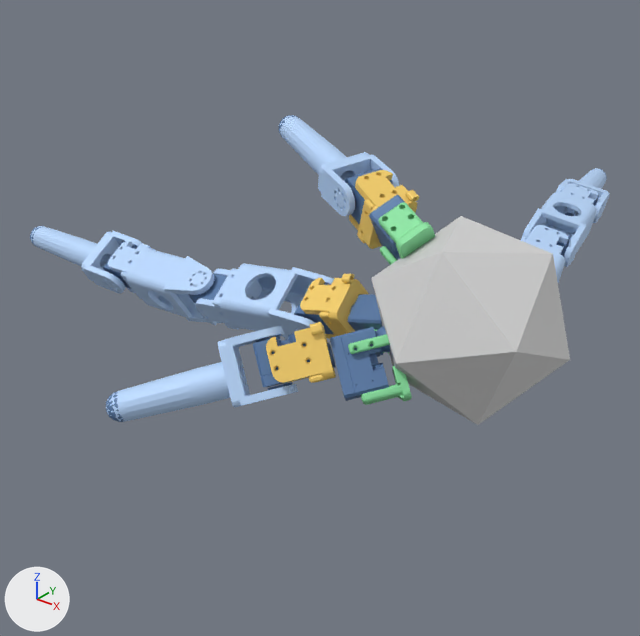
The glTF model models/g0_4422_0_fab.glb, before and after one commit.
Rendered twice from a 50 mm lens placed at (-0.617, -1.293, 0.368), pointed at (-1.091, -0.701, 0.001). The axes (+X, +Y, +Z) are drawn at lower left. The lights are the same throughout. The picture after the commit comes second. Both versions are drawn at frame 475 of the action 'flat'; the numbers are the values there.

In view in the first picture: 'geom_0', 'geom_link_vis_0_1', 'geom_link_vis_0_2', 'geom_link_vis_1_0', 'geom_link_vis_1_1', 'geom_link_vis_1_2', 'geom_link_vis_1_3', 'geom_link_vis_2_0', 'geom_link_vis_2_1', 'geom_link_vis_3_0', 'geom_link_vis_3_1', 'geom_motor_vis_3_0' and 16 more.
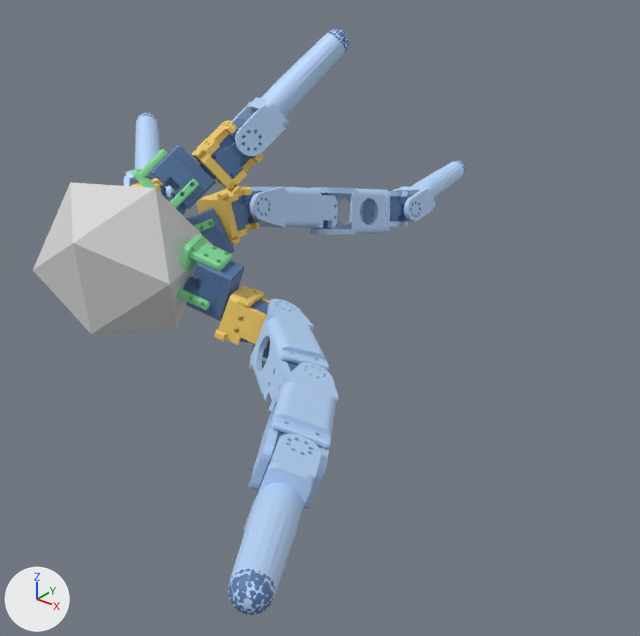
Not drawn themselves, but carrying or shaping drawn objects: ob_body, ob_leg_2, ob_seg_2_1, ob_leg_0, ob_seg_0_1, ob_seg_0_2, ob_seg_0_3, ob_leg_1, ob_seg_1_1, ob_seg_1_2, ob_seg_1_3, ob_leg_3, ob_seg_3_1.

Where the change shows, as pixel boxes [x1, y1, x2, y2] in the pictures (640 x 636 px):
'geom_0', moved, turned
    before: [371, 216, 570, 425]
    after: [33, 182, 212, 334]
'geom_link_vis_1_1', moved, turned
    before: [195, 263, 334, 340]
    after: [250, 187, 338, 228]
'geom_link_vis_2_1', moved, turned
    before: [279, 115, 400, 216]
    after: [232, 30, 349, 156]
'geom_link_vis_0_3', moved, turned
    before: [556, 168, 610, 223]
    after: [228, 434, 321, 615]
'geom_link_vis_0_2', moved, turned
    before: [522, 183, 598, 267]
    after: [248, 362, 339, 509]
'geom_link_vis_3_1', moved, turned
    before: [106, 326, 298, 422]
    after: [124, 112, 175, 198]
'geom_link_vis_1_2', moved, turned
    before: [108, 241, 222, 323]
    after: [311, 187, 408, 234]
'geom_link_vis_0_1', moved, turned
    before: [521, 225, 568, 283]
    after: [249, 299, 329, 412]
'geom_link_vis_1_3', moved, turned
    before: [30, 226, 143, 293]
    after: [393, 161, 466, 221]
'geom_link_vis_1_0', moved, turned
    before: [300, 274, 368, 339]
    after: [196, 187, 260, 246]
'geom_link_vis_2_0', moved, turned
    before: [349, 170, 419, 249]
    after: [192, 120, 264, 195]
'geom_link_vis_3_0', moved, turned (mostly hidden afterwards)
    before: [266, 322, 336, 383]
    after: [131, 178, 163, 193]
'geom_motor_vis_3_0', moved, turned (not visible afterwards)
    before: [327, 327, 389, 401]
'geom_rootmount_2', moved, turned
    before: [378, 202, 435, 265]
    after: [130, 149, 199, 208]
'geom_motor_vis_2_0', moved, turned
    before: [369, 195, 405, 260]
    after: [152, 144, 216, 209]
'geom_link_vis_0_0', moved, turned (not visible before)
    after: [214, 285, 270, 350]
'geom_motor_vis_0_0', moved, turned (not visible before)
    after: [186, 260, 244, 321]
'geom_motor_vis_1_0', moved, turned
    before: [348, 294, 383, 331]
    after: [187, 208, 234, 253]
'geom_rootmount_0', moved, turned (not visible before)
    after: [176, 234, 232, 310]
'geom_motor_vis_2_1', moved, turned
    before: [345, 168, 392, 224]
    after: [211, 119, 260, 179]
'geom_rootmount_3', moved, turned (not visible afterwards)
    before: [348, 334, 412, 405]
'geom_foot_vis_0', moved, turned (not visible before)
    after: [228, 569, 275, 615]
'geom_motor_vis_3_1', moved, turned (mostly hidden afterwards)
    before: [253, 333, 310, 390]
    after: [160, 184, 168, 199]
'geom_motor_vis_1_1', moved, turned
    before: [294, 283, 334, 334]
    after: [231, 191, 262, 231]
'geom_motor_vis_1_3', moved, turned
    before: [103, 245, 137, 289]
    after: [390, 196, 410, 221]
'geom_motor_vis_1_2', moved, turned
    before: [188, 274, 227, 303]
    after: [314, 193, 338, 229]
'geom_motor_vis_0_1', moved, turned (not visible before)
    after: [238, 300, 270, 355]
'geom_foot_vis_3', moved, turned
    before: [106, 392, 123, 422]
    after: [137, 112, 157, 120]
'geom_foot_vis_2', moved, turned
    before: [278, 115, 297, 137]
    after: [328, 29, 350, 52]
'geom_motor_vis_0_3', moved, turned (mostly hidden)
    before: [565, 195, 599, 216]
    after: [255, 431, 320, 499]
'geom_rootmount_1', moved, turned (not visible before)
    after: [194, 219, 214, 232]
'geom_motor_vis_0_2', moved, turned
    before: [557, 235, 571, 257]
    after: [287, 361, 298, 372]
'geom_joint_vis_3_0', moved, turned (not visible afterwards)
    before: [377, 326, 390, 352]
'geom_joint_vis_0_0', moved, turned (not visible before)
    after: [183, 277, 196, 292]
'geom_joint_vis_2_0', moved, turned (not visible before)
    after: [167, 197, 186, 215]
'geom_foot_vis_1', moved, turned
    before: [30, 226, 43, 246]
    after: [454, 161, 466, 177]

What changed in the scene script:
```text
Change ob_body:
    ob_body.location: (-0.906, -0.0761, -0.752) -> (-1.217, -0.0697, -0.824)
    ob_body.rotation_euler: (-0.914, -0.169, 1.946) -> (0.833, -0.667, 1.378)  # degrees (-52, -9.7, 111) -> degrees (48, -38, 79)
Change ob_leg_2:
    ob_leg_2.location: (-0.961, -0.101, -0.734) -> (-1.195, -0.11, -0.78)
    ob_leg_2.rotation_euler: (0.892, 1.945, -0.288) -> (0.98, -2.576, -0.183)  # degrees (51, 111, -17) -> degrees (56, -148, -10)
Change ob_seg_2_1:
    ob_seg_2_1.location: (-1.039, -0.136, -0.709) -> (-1.165, -0.166, -0.717)
    ob_seg_2_1.rotation_euler: (1.038, 1.944, -0.289) -> (0.967, -2.576, -0.182)  # degrees (59, 111, -17) -> degrees (55, -148, -10)
Change ob_leg_0:
    ob_leg_0.location: (-0.922, -0.0529, -0.695) -> (-1.16, -0.0498, -0.803)
    ob_leg_0.rotation_euler: (-1.149, 0.194, -2.936) -> (-2.793, -0.288, -1.336)  # degrees (-66, 11, -168) -> degrees (-160, -17, -77)
Change ob_seg_0_1:
    ob_seg_0_1.location: (-0.945, -0.0204, -0.616) -> (-1.081, -0.022, -0.774)
    ob_seg_0_1.rotation_euler: (1.39, 2.947, 0.205) -> (2.434, -0.288, -1.337)  # degrees (80, 169, 12) -> degrees (139, -17, -77)
Change ob_seg_0_2:
    ob_seg_0_2.location: (-0.963, -0.0461, -0.5) -> (-0.987, -0.0224, -0.849)
    ob_seg_0_2.rotation_euler: (1.539, 2.948, 0.205) -> (2.118, -0.287, -1.337)  # degrees (88, 169, 12) -> degrees (121, -16, -77)
Change ob_seg_0_3:
    ob_seg_0_3.location: (-0.985, -0.0545, -0.382) -> (-0.919, -0.0362, -0.947)
    ob_seg_0_3.rotation_euler: (-1.49, 0.193, -2.936) -> (2.068, -0.287, -1.337)  # degrees (-85, 11, -168) -> degrees (118, -16, -77)
Change ob_leg_1:
    ob_leg_1.location: (-0.968, -0.0602, -0.752) -> (-1.215, -0.0733, -0.761)
    ob_leg_1.rotation_euler: (-0.0105, 2.151, -1.831) -> (-1.621, -0.0395, 2.933)  # degrees (-0.6, 123, -105) -> degrees (-93, -2.3, 168)
Change ob_seg_1_1:
    ob_seg_1_1.location: (-1.054, -0.0381, -0.753) -> (-1.212, -0.0785, -0.672)
    ob_seg_1_1.rotation_euler: (-0.194, 2.151, -1.83) -> (-1.306, -0.0396, 2.933)  # degrees (-11, 123, -105) -> degrees (-75, -2.3, 168)
Change ob_seg_1_2:
    ob_seg_1_2.location: (-1.172, -0.0266, -0.766) -> (-1.201, -0.0487, -0.556)
    ob_seg_1_2.rotation_euler: (0.023, 0.568, -1.6) -> (-1.702, -0.264, -1.768)  # degrees (1.3, 33, -92) -> degrees (-98, -15, -101)
Change ob_seg_1_3:
    ob_seg_1_3.location: (-1.292, -0.0217, -0.768) -> (-1.18, -0.0214, -0.441)
    ob_seg_1_3.rotation_euler: (-0.17, 2.139, -1.643) -> (1.404, -3.015, -0.232)  # degrees (-10, 123, -94) -> degrees (80, -173, -13)
Change ob_leg_3:
    ob_leg_3.location: (-0.951, -0.0612, -0.795) -> (-1.258, -0.0712, -0.776)
    ob_leg_3.rotation_euler: (2.382, 0.238, 1.031) -> (1.345, 2.471, -0.316)  # degrees (136, 14, 59) -> degrees (77, 142, -18)
Change ob_seg_3_1:
    ob_seg_3_1.location: (-1.014, -0.0404, -0.854) -> (-1.315, -0.0734, -0.708)
    ob_seg_3_1.rotation_euler: (2.394, 0.237, 1.031) -> (0.872, 2.472, -0.316)  # degrees (137, 14, 59) -> degrees (50, 142, -18)
```
